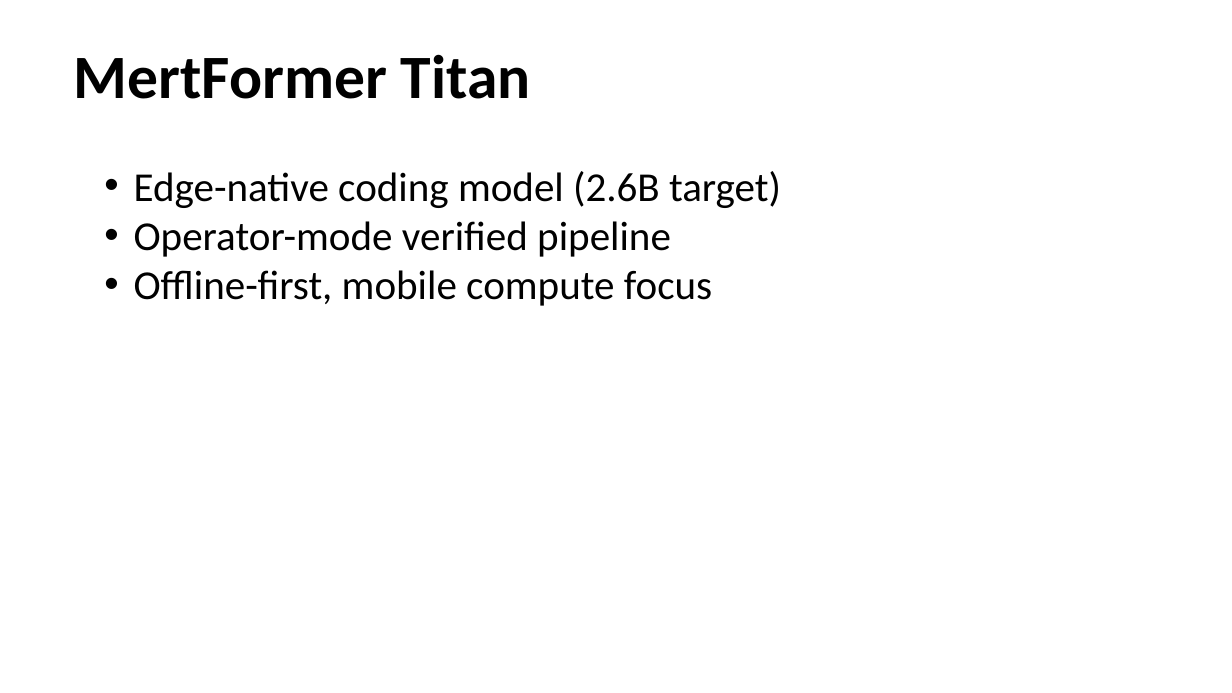
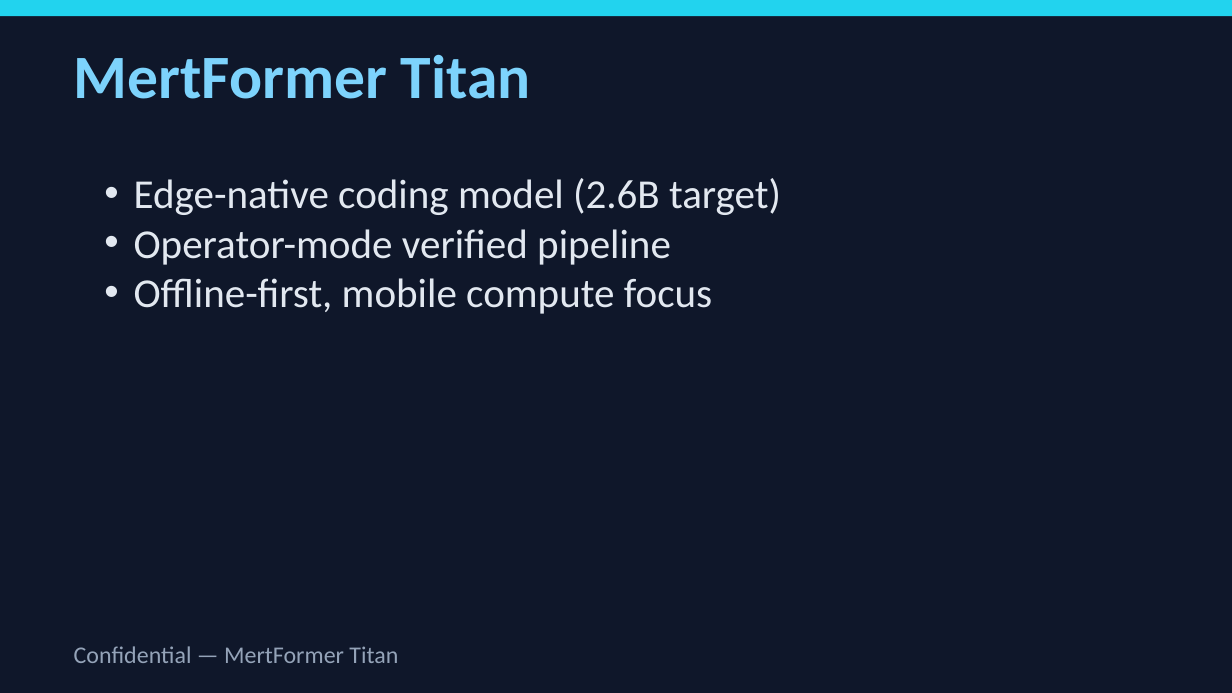
Before and after one commit to latentcore/mertformer-titan-core, a slide deck: slide 1 of reports/investor_deck.pptx. Drawn at 1232x693 pixels with LibreOffice and Linux fonts; fonts in the diff are those of the drawing. Boxes give left, top, right and bottom in pixels: in the first picture for what was removed or moved away, otherwise in the second. Text is boxed around its words. In the diff, an @@ line names an element or a change of style, - is before the commit and + after.

```diff
--- a/reports/investor_deck.pptx
+++ b/reports/investor_deck.pptx
@@ rectangle added at <box>0,0,1232,692</box>, fill #0F172A @@
@@ rectangle added at <box>0,0,1232,16</box>, fill #22D3EE @@
@@ text "MertFormer Titan" at <box>74,55,531,99</box>: text colour #000000 to #7DD3FC @@
@@ text "Edge-native coding model (2.6B target)": place and size @@
-text "Edge-native coding model (2.6B target)" at <box>134,171,781,306</box>
+text "Edge-native coding model (2.6B target)" at <box>134,178,781,314</box>
@@ text "Edge-native coding model (2.6B target)" at <box>134,178,781,314</box>: text colour #000000 to #E2E8F0 @@
@@ text added at <box>74,646,398,663</box>, 14 pt, text #94A3B8 @@
+Confidential — MertFormer Titan
```
Also in this commit, not shown: 9 other slides changed, 11 other files.
